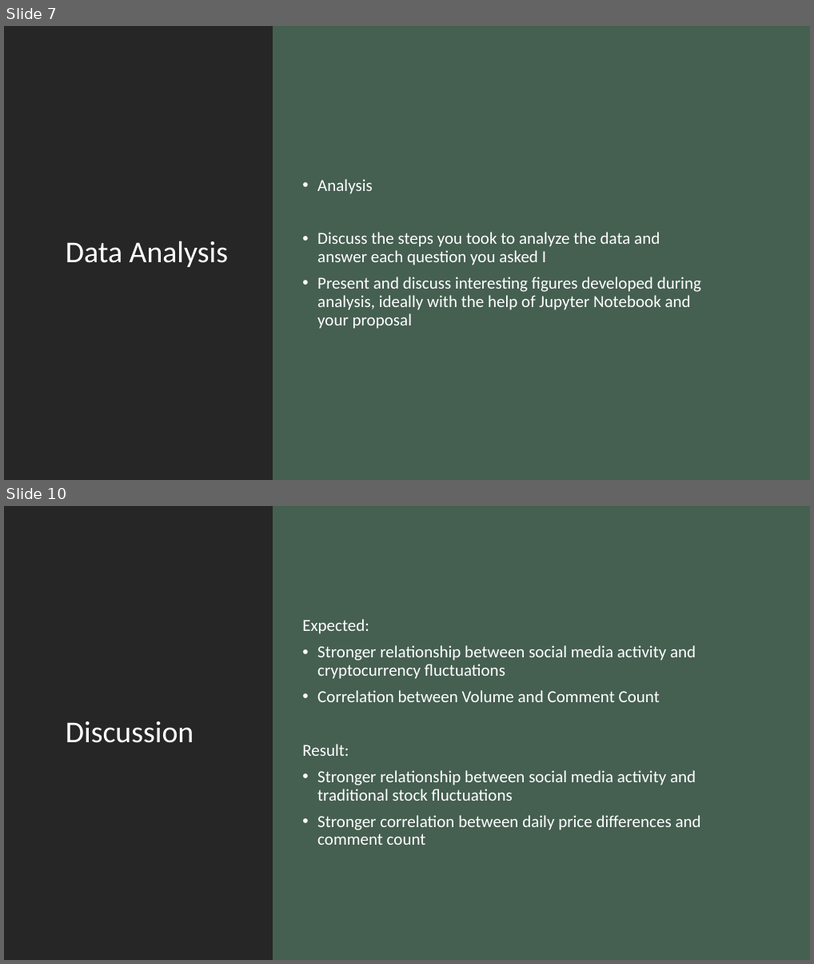
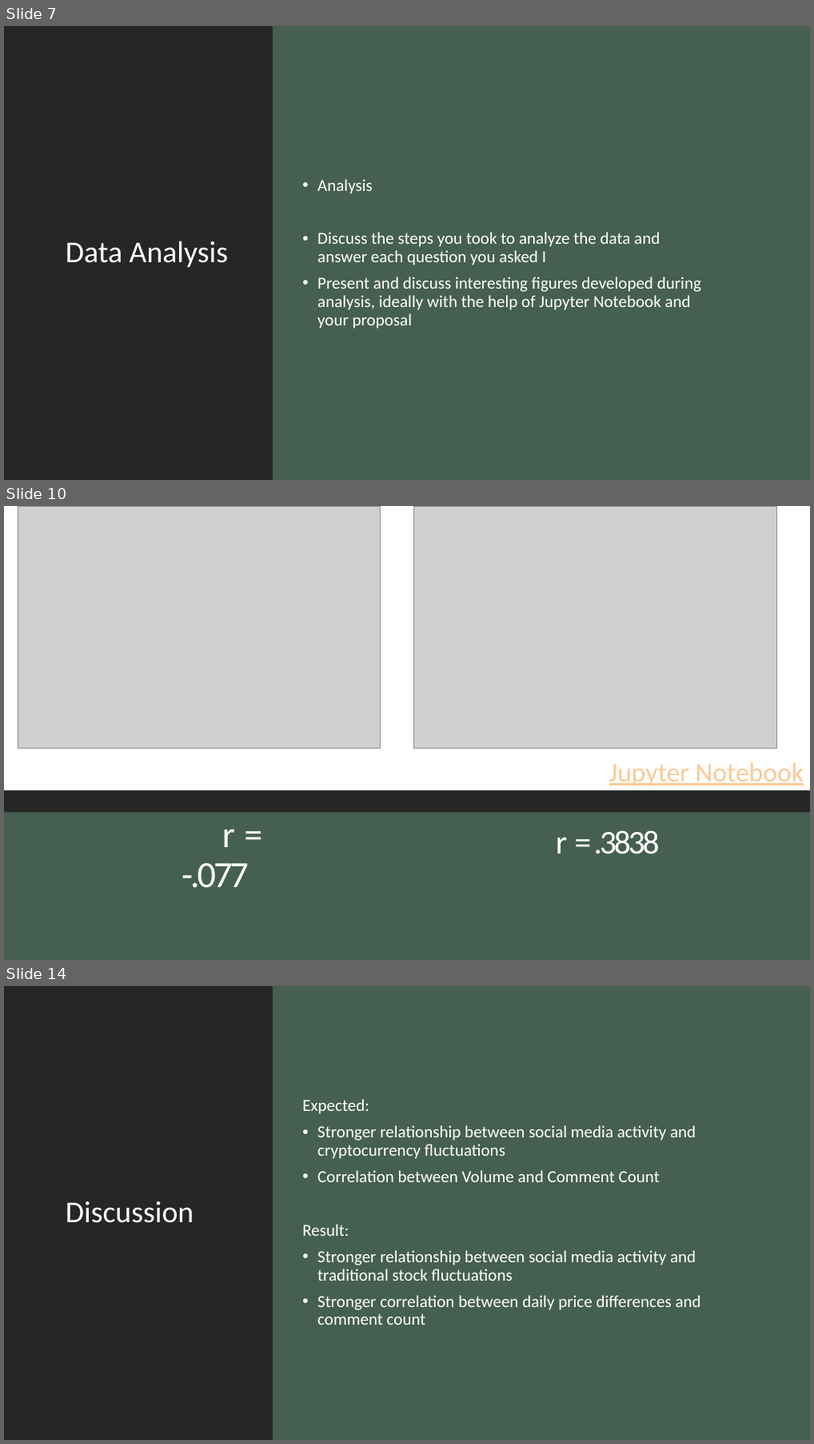
Before and after one commit to ashleighdevito/Cryptocurrency, a slide deck: Presentation/1_cryptocurrency_presentation.pptx. Shown one above the other, each under a label of ours: slides 7 and 10 before the commit, slides 7, 10 and 14 after it; the slides between them are not shown. The pictures are 814x964 and 814x1444 pixels, drawn with LibreOffice and Linux fonts; fonts in the diff are those of the drawing; grey boxes stand for pictures. Boxes give left, top, right and bottom in pixels: in the first picture for what was removed or moved away, otherwise in the second. Text is boxed around its words. In the diff, an @@ line names an element or a change of style, - is before the commit and + after.

```diff
--- a/Presentation/1_cryptocurrency_presentation.pptx
+++ b/Presentation/1_cryptocurrency_presentation.pptx
@@ slide 10 added at [4,506,810,960], background #455F51 @@
@@ rectangle added at [4,506,810,960], fill #262626 @@
@@ rectangle added at [4,506,810,790], fill #FFFFFF, 32 pt, text #FBCA98, underline @@
+Jupyter Notebook
@@ picture added at [18,506,380,748] @@
@@ picture added at [414,506,777,748] @@
@@ rectangle added at [4,812,810,960], fill #455F51 @@
@@ text added at [182,828,248,888], 44 pt, text #FFFFFF @@
+r = -.077
@@ title added at [556,830,660,854], 39.6 pt, text #FFFFFF @@
+r = .3838
@@ what was slide 10 is now slide 14 @@
```
Also in this commit, not shown: 3 slides changed, 4 other slides added, 5 other files.
